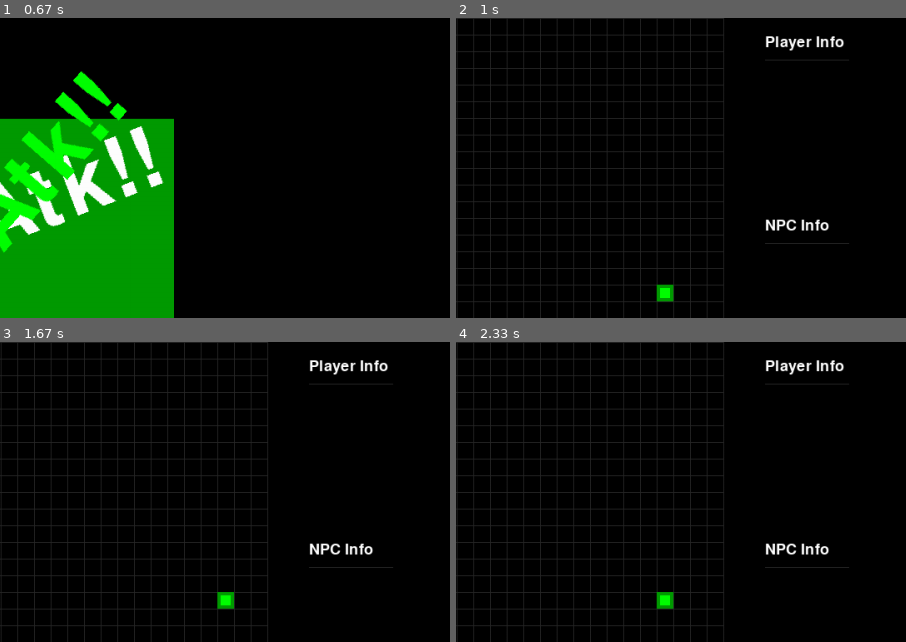
Above: before the commit, frames 1-4 (two rows, left to right).
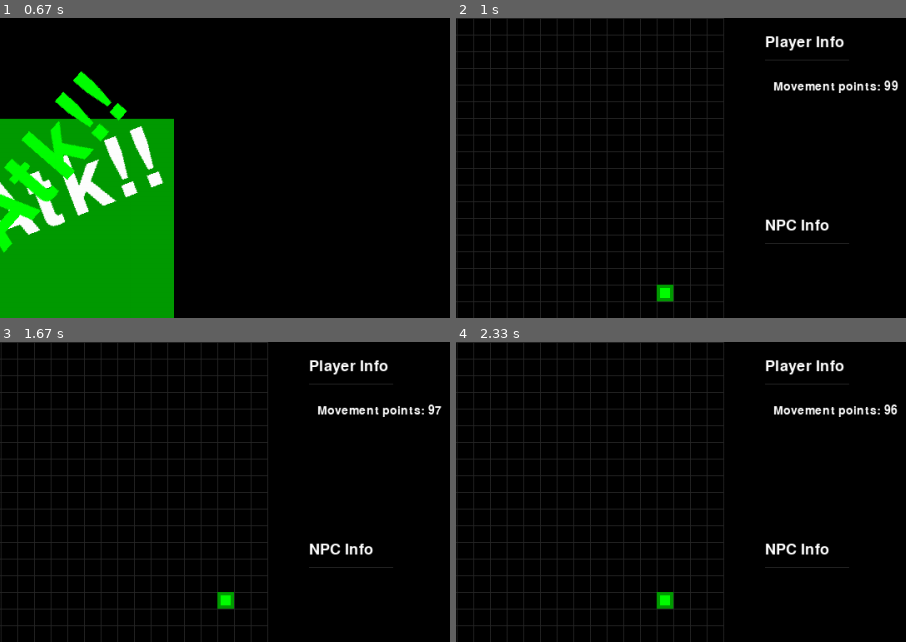
Above: after the commit, the same moments.

Repository: latived/ia2-p1
Game: pygame game, started from game.py
The game is run twice, just before and just after one commit, with the same random seed, the same clock (stepped at 60 frames per second) and the same inputs.
Inputs:
- Up to frame 1 (0.67 s): tap Enter at 0.33 s
- Up to frame 2 (1 s): hold Right from 0.67 s (still down)
- Up to frame 3 (1.67 s): release Right at 1.13 s; hold Up 1.17-1.5 s; hold W 1.17-1.5 s; hold Right from 1.53 s (still down); hold D from 1.53 s (still down)
- Up to frame 4 (2.33 s): release Right at 2.12 s; release D at 2.12 s; hold Left from 2.15 s (still down); hold A from 2.15 s (still down)
The pictures show only the part of the screen within x 30-80%, y 0-50%; the shares and areas given below are measured in that part.

Frame 1 is identical in both runs. In frame 2, 0.6% of the frame differs, in the area x 70-99%, y 20-25%; in frame 3, 0.5%; in frame 4, 0.6%.

Commit message:
Added movement points update.

Diff:
--- a/game.py
+++ b/game.py
@@ -37,13 +37,15 @@
 HEAD = 0 # syntactic sugar: index of the dot's head
 
 def main():
-    global FPSCLOCK, DISPLAYSURF, BASICFONT, RESET_SURF, RESET_RECT, QUIT_SURF, QUIT_RECT
+    global FPSCLOCK, DISPLAYSURF, BASICFONT, STATUSFONT
+    global RESET_SURF, RESET_RECT, QUIT_SURF, QUIT_RECT
 
     pygame.init()
     FPSCLOCK = pygame.time.Clock()
     DISPLAYSURF = pygame.display.set_mode((WINDOWWIDTH, WINDOWHEIGHT))
     pygame.display.set_caption('DOT-ATTACK')
     BASICFONT = pygame.font.Font('freesansbold.ttf', 18)
+    STATUSFONT = pygame.font.Font('freesansbold.ttf', 14)
 
     # store options
     RESET_SURF, RESET_RECT = makeText(BASICFONT, 'Reset game', TEXTCOLOR, TILECOLOR, BOARDWIDTH + 50, BOARDHEIGHT + 50)
@@ -58,7 +60,9 @@
 def runGame():
     # Set a random start point for dot and NPC-dot
     dotPlayer = getRandomLocation()
-    npc = getRandomLocation()
+    npcPlayer = getRandomLocation()
+
+    infoDotPlayer = {'mp': 100}
 
     while True: # main game loop
         direction = None
@@ -106,11 +110,13 @@
 
         print(dotPlayer)
 
+        infoDotPlayer['mp'] -= 1
+
         DISPLAYSURF.fill(BGCOLOR)
         drawGrid()
         drawDot(dotPlayer)
-        drawNPC(npc)
-        drawStatus(None, None)
+        drawNPC(npcPlayer)
+        drawStatus(infoDotPlayer, None)
         drawOptions()
         pygame.display.update()
         FPSCLOCK.tick(FPS)
@@ -210,10 +216,16 @@
     DISPLAYSURF.blit(playerSurf, playerRect)
 
     # add separator
-    pygame.draw.line(DISPLAYSURF,
-                     DARKGRAY,
-                     (BOARDWIDTH + 50, 50),
-                     (BOARDWIDTH + 150, 50))
+    pygame.draw.line(DISPLAYSURF, DARKGRAY, (BOARDWIDTH + 50, 50), (BOARDWIDTH + 150, 50))
+
+    # add attributes (ap, mp, atks, ...)
+    mpSurf, mpRect = makeText(STATUSFONT,
+                              'Movement points: {}'.format(info_player['mp']),
+                              TEXTCOLOR,
+                              None,
+                              BOARDWIDTH  + 60,
+                              75)
+    DISPLAYSURF.blit(mpSurf, mpRect)
 
     # npc info text
     npcSurf, npcRect = makeText(BASICFONT, 'NPC Info', TEXTCOLOR, None, BOARDWIDTH + 50, BOARDHEIGHT//2)
